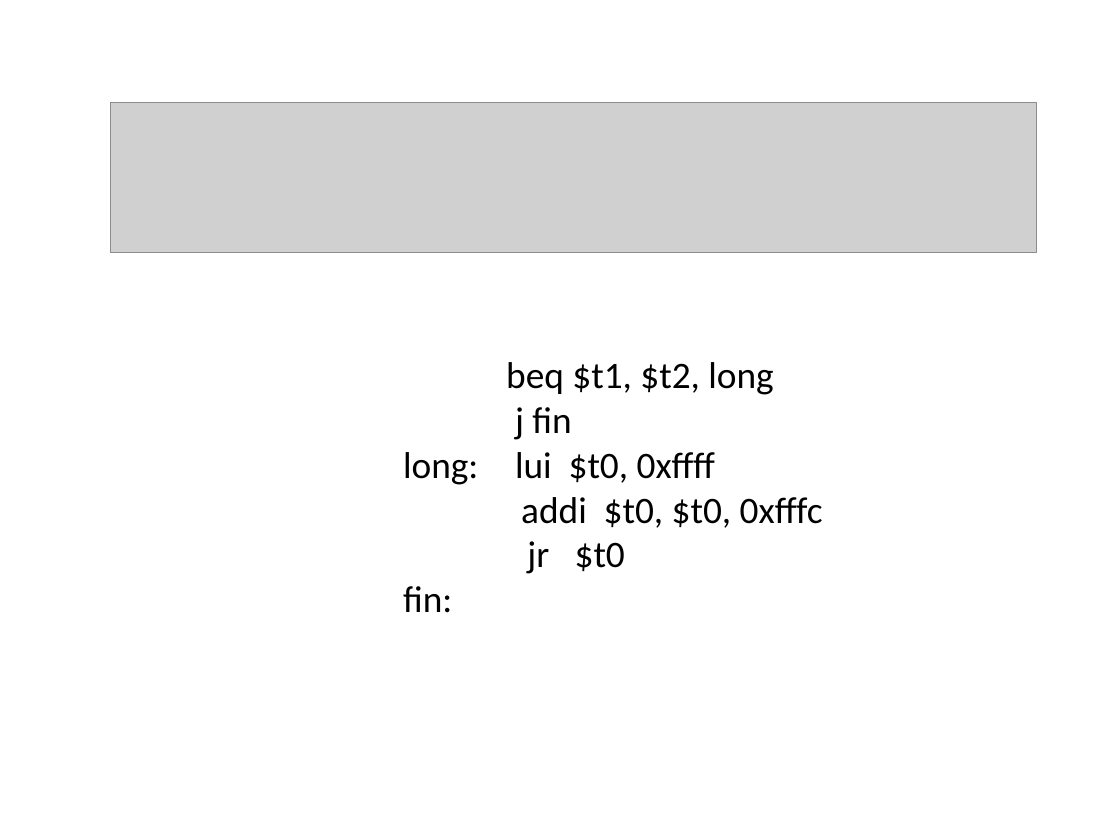
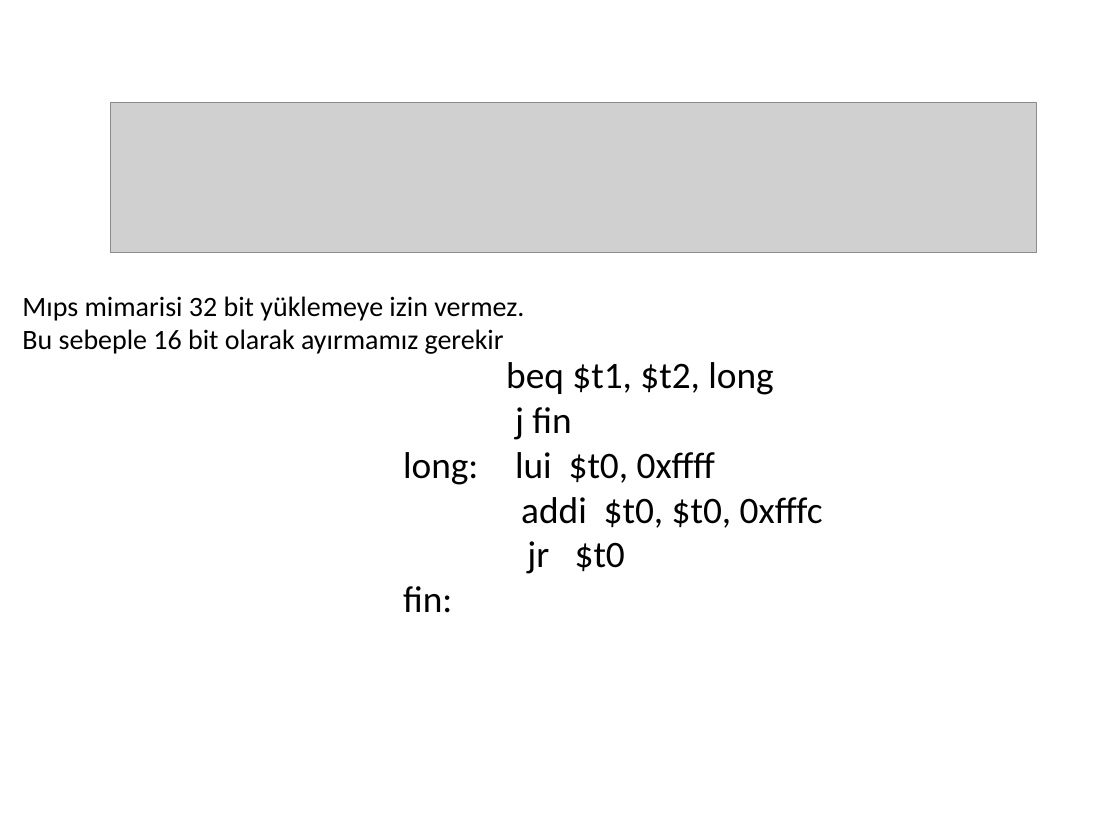
Before and after one commit to afozbek/2019-Bahar, a slide deck: slide 15 of Bilgisayar-Mimarisi-Slaytlar/Uygulama_1.pptx. Drawn at 1120x840 pixels with LibreOffice and Linux fonts; fonts in the diff are those of the drawing; grey boxes stand for pictures. Boxes give left, top, right and bottom in pixels: in the first picture for what was removed or moved away, otherwise in the second. Text is boxed around its words. In the diff, an @@ line names an element or a change of style, - is before the commit and + after.

Commit message:
mimari slaytlarına notlar eklendi

```diff
--- a/Bilgisayar-Mimarisi-Slaytlar/Uygulama_1.pptx
+++ b/Bilgisayar-Mimarisi-Slaytlar/Uygulama_1.pptx
@@ text added at [22,296,524,354], 18 pt, text #000000 @@
+Mıps mimarisi 32 bit yüklemeye izin vermez.
+Bu sebeple 16 bit olarak ayırmamız gerekir
```
Also in this commit, not shown: 6 other slides changed, 2 slides added, 2 slides removed, 3 other files.
